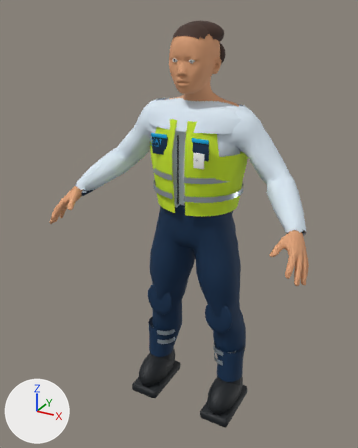
A saved change to the glTF model dist/models/tech/ENG_F.glb.
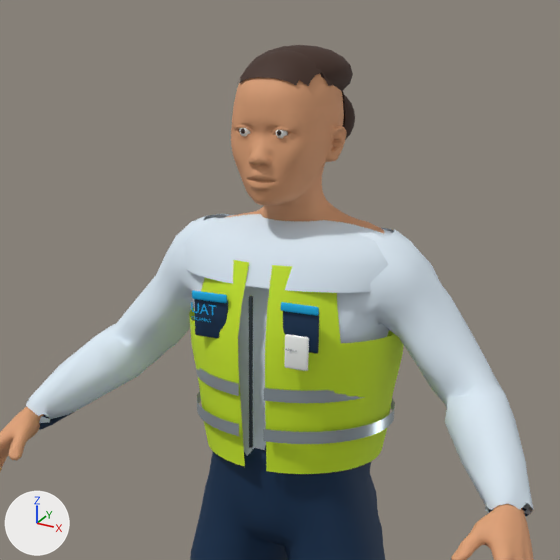
Each version is shown whole from a 50 mm camera at (0.926, -1.864, 1.84) aimed at (-0.047, -0.097, 0.956), then close up on the part from 18% to 89% of the width and 0% to 57% of the height. Arrows for +X, +Y and +Z are at lower left; the lights stay in place. The older version's two pictures come first. Vertices at exactly the same position are counted once.

Names of what the first close-up shows: 'Body', 'Boots_Gloves_Gear.005', 'Hair_06', 'Head_06.001'.
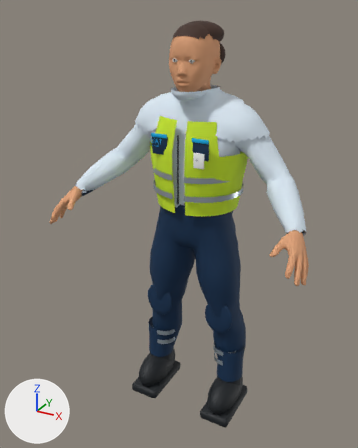
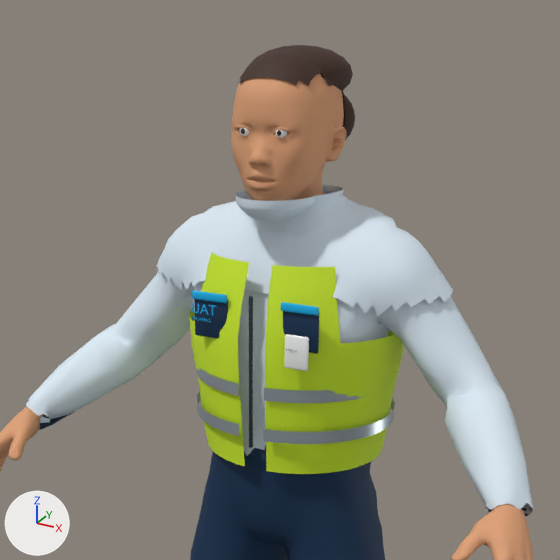
What differs and where, as boxes [x1, y1, x2, y2] in the close-ups (560 x 560 px):
```json
{"object": "Body", "change": "reshaped", "before": [25, 214, 534, 560], "after": [26, 185, 534, 560]}
{"part": 1, "of": "me_body_001", "change": "rebuilt", "before": [184, 214, 393, 293], "after": [156, 185, 453, 316]}
{"part": 2, "of": "me_head_06_002", "change": "built on", "before": [224, 134, 384, 234], "after": [286, 134, 324, 200], "on screen": "mostly hidden afterwards"}
```

Edits to the scene script, one JSON object a line:
```json
{"block": "me_body_001", "where": "# used by ob_body; location = (0.0, 0.0, 0.0)"}
{"op": "remove", "block": "me_body_001", "code": "me_body_001.from_pydata(...)  # 3640 vertices, 6186 faces; spans x -0.54..0.54, y -0.235..0.175, z 0.157..1.494"}
{"op": "add", "block": "me_body_001", "code": "me_body_001.from_pydata(...)  # 4370 vertices, 7578 faces; spans x -0.54..0.54, y -0.235..0.175, z 0.157..1.544"}
{"block": "me_body_001", "change": "me_body_001 part 1: the loose piece of 192 vertices spanning x -0.24..0.24, y -0.166..0.138, z 1.39..1.494 is rebuilt with 922 vertices and now spans x -0.308..0.308, y -0.176..0.127, z 1.345..1.544"}
{"block": "me_body_001", "change": "other edits to the shape of me_body_001 do not show in these pictures"}
{"block": "me_head_06_002", "where": "# used by ob_head_06_001; location = (0.0, 0.0, 0.0)"}
{"op": "remove", "block": "me_head_06_002", "code": "me_head_06_002.from_pydata(...)  # 6487 vertices, 12856 faces; spans x -0.584..0.584, y -0.378..0.076, z 0.936..1.78"}
{"op": "add", "block": "me_head_06_002", "code": "me_head_06_002.from_pydata(...)  # 6262 vertices, 12409 faces; spans x -0.584..0.584, y -0.378..0.058, z 0.936..1.78"}
{"block": "me_head_06_002", "change": "me_head_06_002 part 2: 7 vertices moved within x -0.038..0.053, y -0.148..-0.001, z 1.527..1.665; 280 vertices removed from x -0.185..0.185, y -0.147..0.076, z 1.457..1.665; 55 vertices added at x -0.058..0.058, y -0.148..0.021, z 1.527..1.665"}
{"block": "me_head_06_002", "change": "other edits to the shape of me_head_06_002 do not show in these pictures"}
```
